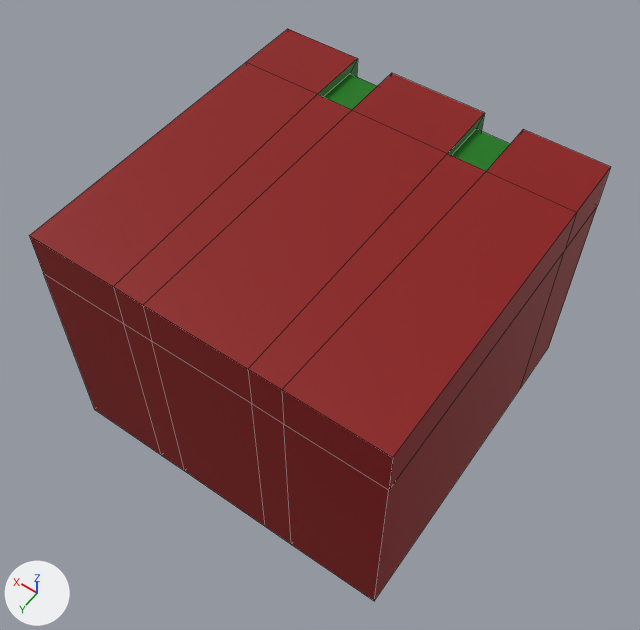
One commit to the FBX model MobileProgrammingIIFinal/Assets/Models/TowerHeavyTop.fbx: the scene before it, then after it.
Camera for both pictures: a camera (50 mm lens) standing at (-0.521, 0.754, 1.131) and looking at (0.0, 0.024, -0.016). The axes (+X, +Y, +Z) are drawn at lower left. The lights are the same throughout. Mesh edges are drawn as thin lines. Where no turn or scale is listed for an object, it has been applied to the vertices.

Names of what the first picture shows: 'TowerHeavyTop'.
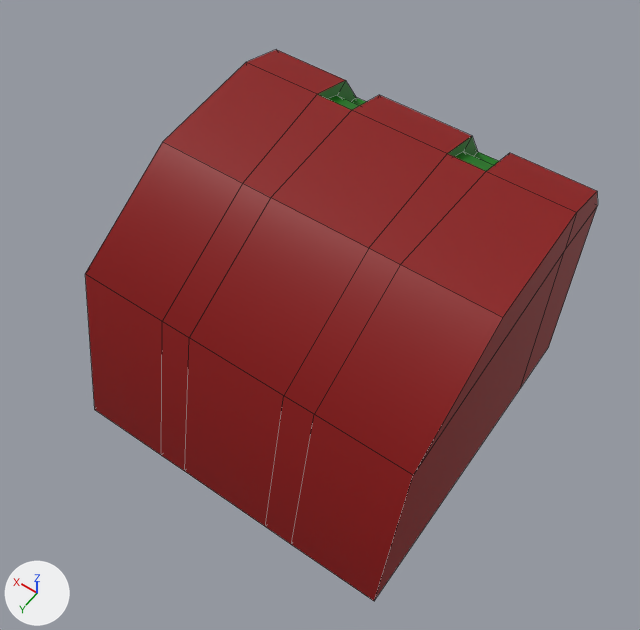
Where the change shows, as pixel boxes [x1, y1, x2, y2] in the pictures (640 x 630 px; the box of a moved part takes in the faces that stretch with it):
'TowerHeavyTop', reshaped (12% narrower): before [29, 29, 611, 601]; after [85, 50, 598, 601]
part 1 of me_mesh, moved or reshaped: before [29, 62, 577, 458]; after [163, 62, 577, 318]
part 2 of me_mesh, moved or reshaped: before [30, 223, 569, 601]; after [85, 142, 569, 601]
part 3 of me_mesh, moved or reshaped: before [247, 29, 611, 249]; after [247, 50, 598, 249]

Diff of the bpy script that builds the scene:
```diff
--- a/MobileProgrammingIIFinal/Assets/Models/TowerHeavyTop.fbx.py
+++ b/MobileProgrammingIIFinal/Assets/Models/TowerHeavyTop.fbx.py
@@ me_mesh @@
 me_mesh.from_pydata(...)  # 62 vertices, 60 faces; spans x -0.299..0.299, y -0.299..0.299, z -0.227..0.227
 # used by ob_towerheavytop; location = (0.0, 0.0, 0.0)
+# me_mesh part 1: all 6 vertices in x -0.299..0.299, y 0.299, z 0.227 are moved by (0.0, -0.271, -0.023)
+# me_mesh part 2: all 6 vertices in x -0.299..0.299, y 0.299, z 0.147 are moved by (0.0, -0.067, -0.064)
+# me_mesh part 3: all 10 vertices in x -0.299..0.299, y -0.299..-0.276, z 0.211..0.227 are moved by (0.0, 0.034, -0.022)
 me_mesh.materials.append(mat_red)
```
